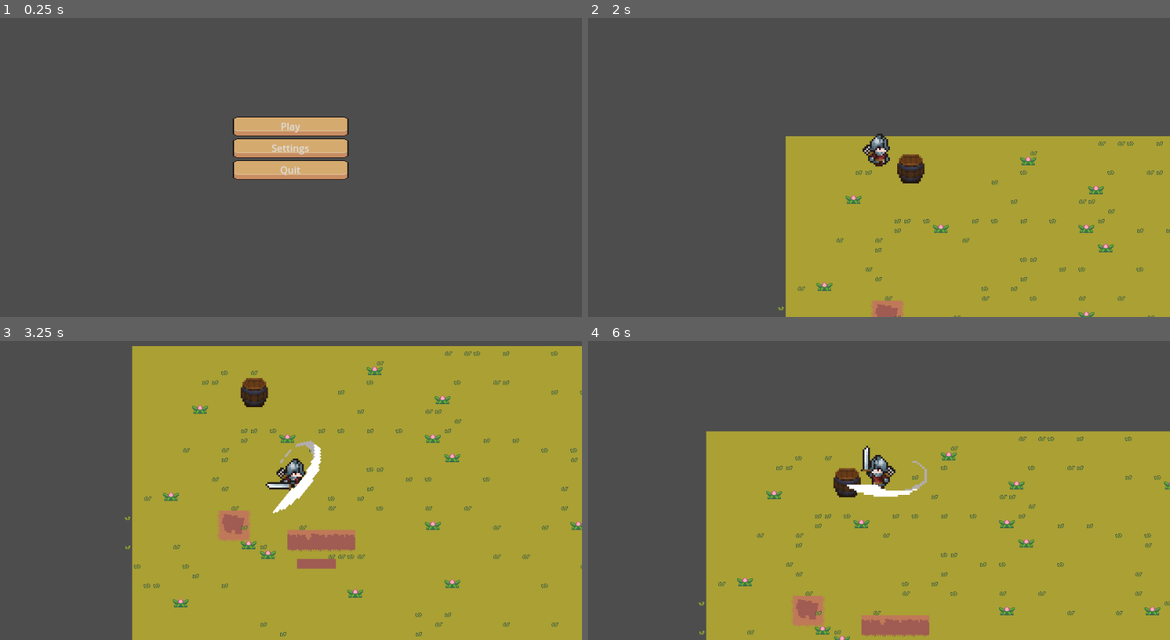
Above: before the commit, frames 1-4 (two rows, left to right).
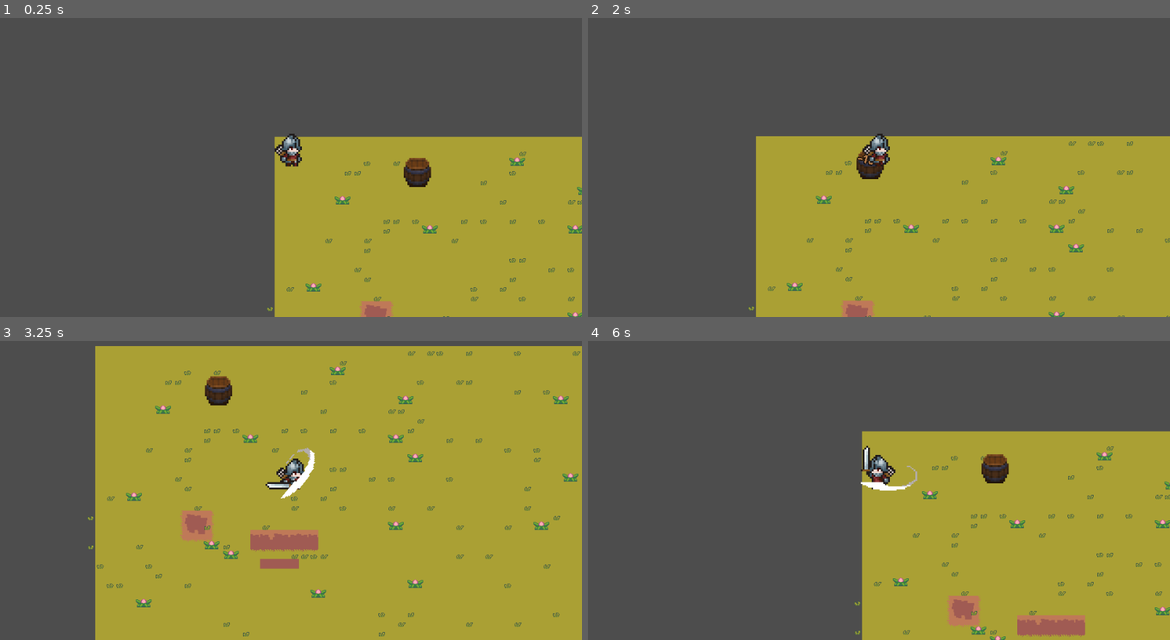
Above: after the commit, the same moments.

Repository: capt-jack00/GameOff2025
Game: Godot game, scene res://scenes/main_menu.tscn
Two runs of this game, one before a commit and one after it. Both use one fixed random seed, a clock stepped at 60 frames per second and the inputs below.
Inputs (mouse positions are in pixels of both pictures, inside the frame that each line leads up to):
- Up to frame 1 (0.25 s): no input
- Up to frame 2 (2 s): click (879, 125) at 0.5 s, where only the run before the commit has a clickable "Play"; move the mouse to (1007, 137) at 1.27 s; hold D (move_right) from 1.28 s (still down); click (1007, 137) at 1.35 s
- Up to frame 3 (3.25 s): move the mouse to (174, 493) at 2.02 s; release D (move_right) at 2.03 s; hold S (move_down) 2.03-2.78 s; click (174, 493) at 2.1 s; move the mouse to (349, 403) at 2.77 s; hold D (move_right) from 2.78 s (still down); click (349, 403) at 2.85 s
- Up to frame 4 (6 s): move the mouse to (849, 541) at 3.52 s; release D (move_right) at 3.53 s; hold W (move_up) 3.53-4.28 s; click (849, 541) at 3.6 s; move the mouse to (1053, 526) at 4.27 s; hold A (move_left) 4.28-5.78 s; click (1053, 526) at 4.35 s; move the mouse to (704, 427) at 5.02 s; click (704, 427) at 5.1 s; move the mouse to (908, 475) at 5.77 s; hold S (move_down) from 5.78 s (still down); click (908, 475) at 5.85 s

The runs differ from the first frame. In frame 1, 34% of the frame differs, in the area x 40-100%, y 33-100%; in frame 2, 6.3%; in frame 3, 14%; in frame 4, 23%.

Commit message:
Added hit indication
Added custom font
Changed barrel health to 300

Diff:
--- a/scenes/barrel.tscn
+++ b/scenes/barrel.tscn
@@ -17,18 +17,37 @@
 [node name="CollisionShape2D" type="CollisionShape2D" parent="."]
 position = Vector2(0, -1)
 shape = SubResource("RectangleShape2D_n8wf6")
+disabled = true
+debug_color = Color(0, 0.6, 0.7019608, 0.41960785)
 
 [node name="BarrelSprite" type="Sprite2D" parent="."]
 texture_filter = 1
 scale = Vector2(3, 3)
 texture = ExtResource("1_q36op")
 
-[node name="Area2D" type="Area2D" parent="." groups=["hurtbox"]]
+[node name="hitbox" type="Area2D" parent="." groups=["hurtbox"]]
 light_mask = 2
 visibility_layer = 2
 position = Vector2(0, -0.5)
 
-[node name="BarrelCollision" type="CollisionShape2D" parent="Area2D"]
+[node name="CollisionShape2D" type="CollisionShape2D" parent="hitbox"]
 shape = SubResource("RectangleShape2D_ptqd7")
+debug_color = Color(0.99556094, 0, 0.21110716, 0.41960785)
 
 [node name="NavigationAgent2D" type="NavigationAgent2D" parent="."]
+
+[node name="CenterContainer" type="CenterContainer" parent="."]
+anchors_preset = 8
+anchor_left = 0.5
+anchor_top = 0.5
+anchor_right = 0.5
+anchor_bottom = 0.5
+offset_left = -20.0
+offset_top = -20.0
+offset_right = 20.0
+offset_bottom = 20.0
+grow_horizontal = 2
+grow_vertical = 2
+
+[node name="test label (Later delete)" type="Label" parent="CenterContainer"]
+layout_mode = 2
--- a/scenes/player.tscn
+++ b/scenes/player.tscn
@@ -2,7 +2,7 @@
 
 [ext_resource type="Script" uid="uid://x4tae4v2alej" path="res://scripts/player.gd" id="1_onrkg"]
 [ext_resource type="Texture2D" uid="uid://cdsbx888ci2wj" path="res://art/characters/soldier/Soldier.png" id="2_onrkg"]
-[ext_resource type="Texture2D" uid="uid://baaqofcaab25m" path="res://art/characters/soldier/Smite.png" id="3_qhqgy"]
+[ext_resource type="Texture2D" uid="uid://baaqofcaab25m" path="res://art/characters/soldier/Strike.png" id="3_qhqgy"]
 
 [sub_resource type="RectangleShape2D" id="RectangleShape2D_i3pqv"]
 size = Vector2(53, 60.25)
@@ -154,6 +154,7 @@
 
 [node name="StrikeSprite" type="Sprite2D" parent="attack_hitbox/shape"]
 visible = false
+scale = Vector2(0.7, 0.7)
 texture = ExtResource("3_qhqgy")
 hframes = 2
 frame = 1
--- a/scripts/barrel.gd
+++ b/scripts/barrel.gd
@@ -1,5 +1,5 @@
 extends CharacterBody2D
-var health = 30
+var health = 300
 var isAlive = true
 var alreadyTakenDamage = false	#flag to prevent player from dealing damage 2 times to an object in single attack
 var speed = 0.5
@@ -11,6 +11,8 @@
 # like in terraria. There is no player-enemy collision but when player is getting hit it just throws
 # him back away making an illusion of the collison
 
+var font = load("res://Fonts/test.ttf")		#load font from file
+
 func _physics_process(_delta):
 	if target.get_node("attack_hitbox").monitoring == false:	#check if player finished attack
 		alreadyTakenDamage = false
@@ -18,7 +20,7 @@
 	if is_instance_valid(target):
 		var direction = (target.global_position - global_position).normalized()
 		velocity = direction * speed
-		position += velocity	#move barrel
+		position += velocity	#moves barrel
 		if move_and_collide(velocity, true):	#checks only if collision between barrel and player occured
 			position -= velocity		#without it barrel will move player
 
@@ -27,6 +29,8 @@
 		health -= amount
 		print("Enemy took", amount, "damage! Remaining:", health)
 		alreadyTakenDamage = true
+
+		handle_hitIndicator(amount)
 	else:
 		return
 
@@ -34,3 +38,28 @@
 		isAlive = false
 		queue_free() # deletes the node from the existence
 		# remember this method because it's very helpful and handy to handle the death method
+
+func handle_hitIndicator(damage):
+	var hitIndicator = Label.new()		#Create hit indicator
+	$CenterContainer.add_child(hitIndicator)	#add it as child to another control node so later it can be positioned
+
+	#	======================	 font	======================
+	hitIndicator.add_theme_font_override("font", font)		#set custom font
+	hitIndicator.add_theme_font_size_override("font_size", 25)	#set font size
+	hitIndicator.add_theme_color_override("font_color", Color(0.737, 0.502, 0.3, 1.0))	# set font color
+
+	#	======================	 Font border	======================
+	hitIndicator.add_theme_color_override("font_outline_color", Color(0.0, 0.0, 0.0, 1.0))	# set border color
+	hitIndicator.add_theme_constant_override("outline_size", 5)		#set border size
+
+	var maxoffset = 15
+	var offset = Vector2(-maxoffset + randi() % maxoffset * 2, -maxoffset + randi() % maxoffset * 2)	# offset from -15 to 15
+	var rotationOffset = -0.5 + randf()
+	$CenterContainer.position = Vector2(-20, -20)	#return to center
+	$CenterContainer.position += offset		#add offset
+	$CenterContainer.rotation = rotationOffset
+
+	hitIndicator.text = str(-damage)		#set value of hitindicator
+
+	await get_tree().create_timer(1.0).timeout		#delete old hit indicator after some time
+	hitIndicator.queue_free()
--- a/scripts/main_menu.gd
+++ b/scripts/main_menu.gd
@@ -3,8 +3,8 @@
 
 # Called when the node enters the scene tree for the first time.
 func _ready() -> void:
-	#get_tree().change_scene_to_file("res://scenes/world.tscn") # skip main menu (usefull for debugging)
-	#print_rich("[color=red]Menu was turned off in file main_menu.gd on line 6 to debug game easier[/color]")
+	get_tree().change_scene_to_file("res://scenes/world.tscn") # skip main menu (usefull for debugging)
+	print_rich("[color=red]Menu was turned off in file main_menu.gd on line 6 to debug game easier[/color]")
 	pass # Replace with function body.
 
 
Binary file added: Fonts/test.ttf
Not shown, added: Fonts/test.ttf.import
Renamed: art/characters/soldier/Smite.png -> art/characters/soldier/Strike.png
Not shown, changed: art/characters/soldier/Strike.png.import
